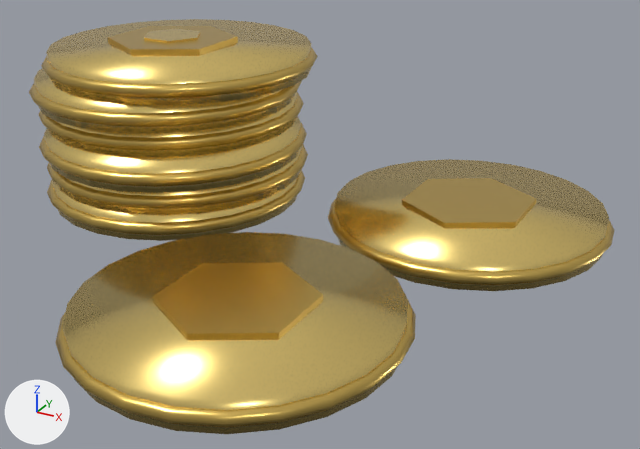
A saved change to the glTF model assets/glb/store-items/RobuxCoins.glb.
The view is the same before and after, from a 50 mm camera at (2.59, -3.28, 1.63) aimed at (0.96, -0.34, 0.15). The axes (+X, +Y, +Z) are drawn at lower left. The lights are the same throughout. The older version comes first. Vertices at exactly the same position are counted once.

The first picture shows 'RobuxCoins'.
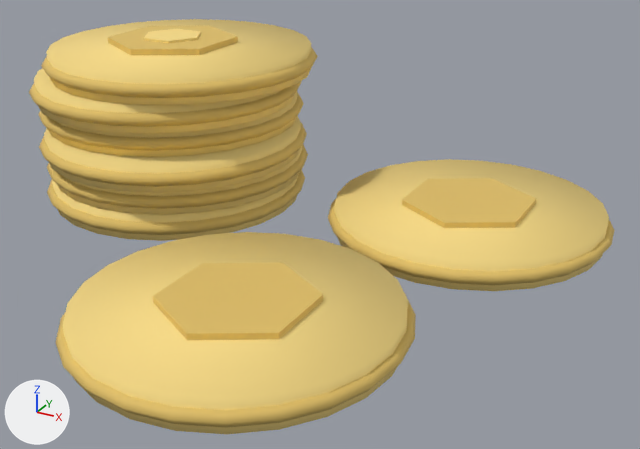
Changed parts and their boxes [x1, y1, x2, y2] in the pictures (640 x 449 px):
'RobuxCoins', recoloured, surface changed (lighter)
    both: [29, 19, 614, 434]
part 1 of me_cylinder, recoloured (lighter)
    both: [34, 19, 609, 434]
part 2 of me_cylinder, recoloured (lighter)
    both: [29, 26, 614, 428]
part 3 of me_cylinder, surface changed (lighter)
    both: [29, 19, 614, 434]

What changed in the scene script:
```text
Add img_robuxcoins:
    img_robuxcoins = load_image('RobuxCoins', '_unpacked/RobuxCoins', 1024, 1024, 'sRGB')
Add mat_robuxcoins:
    mat_robuxcoins = principled_material('RobuxCoins')
    mat_robuxcoins.texture = img_robuxcoins
    mat_robuxcoins.roughness = 0.8
Change me_cylinder:
    where me_cylinder.from_pydata(...)  # 1392 vertices, 2736 faces; spans x -0.68..2.03, y -1.63..0.88, z 0.0..0.78
    used by ob_robuxcoins; location = (0.0, 0.0, 0.0)
    me_cylinder part 1: all 756 faces that had it switch from mat_gold (yellow #ffe189) to mat_robuxcoins (picture img_robuxcoins)
    me_cylinder part 2: all 1980 faces that had it switch from mat_rim (yellow #e5c269) to mat_robuxcoins (picture img_robuxcoins)
    me_cylinder part 3: texture (UV) coordinates of 2736 of 2736 faces, centred in x -0.66..2.02, y -1.62..0.87, z 0.0..0.78, changed; they spanned u 0.0..1.0, v 0.0..1.0 and now span u 0.01..0.98, v 0.01..0.99
```
